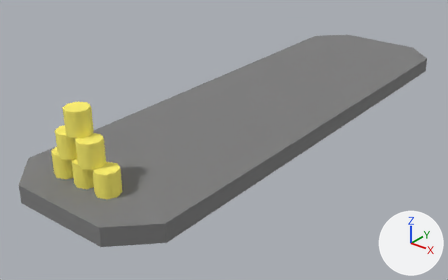
Before and after pictures for a commit that changed the FBX model jam-unity-project/Assets/Resource/Meshes/Building/BuildingGasStationPlatform.fbx.
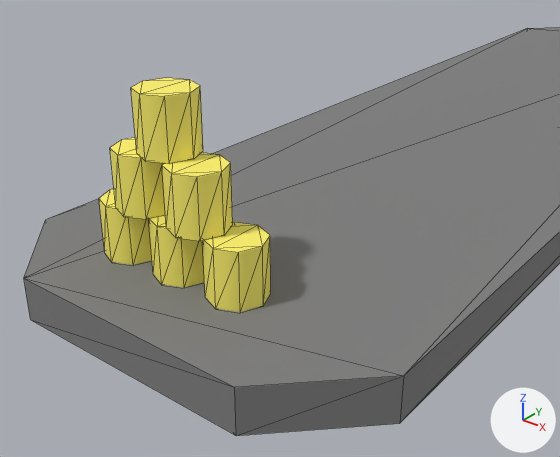
There are two pictures of each version: one whole from a camera (50 mm lens) standing at (6.44, -9.32, 4.14) and looking at (-0.3, -0.9, -1.07), one close up from a camera (50 mm lens) standing at (3.04, -7.32, 1.97) and looking at (0.39, -4.02, -0.08). The axes (+X, +Y, +Z) are drawn at lower right. The lights are the same throughout. The close-ups show mesh edges as thin lines. Where no turn or scale is listed for an object, it has been applied to the vertices.

Objects in the first close-up: 'BuildingGasStationPlatform'.
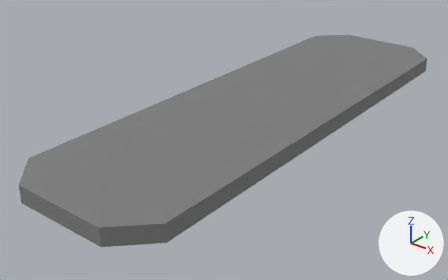
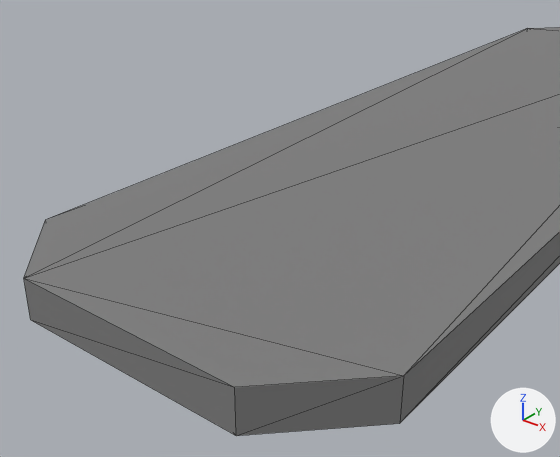
Changed parts and their boxes [x1, y1, x2, y2] in the close-ups (560 x 457 px):
part 1 of me_mesh, deleted (yellow): before [99, 78, 271, 312]

What changed in the scene script:
```text
Change me_mesh:
    used by ob_buildinggasstationplatform; location = (0.0, 0.0, 0.0)
    remove me_mesh.from_pydata(...)  # 112 vertices, 196 faces; spans x -1.5..1.5, y -5.0..5.0, z -0.75..0.75
    add me_mesh.from_pydata(...)  # 16 vertices, 28 faces; spans x -1.5..1.5, y -5.0..5.0, z -0.75..-0.44
    me_mesh part 1: 6 loose pieces with 96 vertices, spanning x -0.82..0.5, y -4.54..-4.1, z -0.45..0.75, are deleted
    remove me_mesh.materials.append(mat_08___default)  # yellow #fff26d
```
